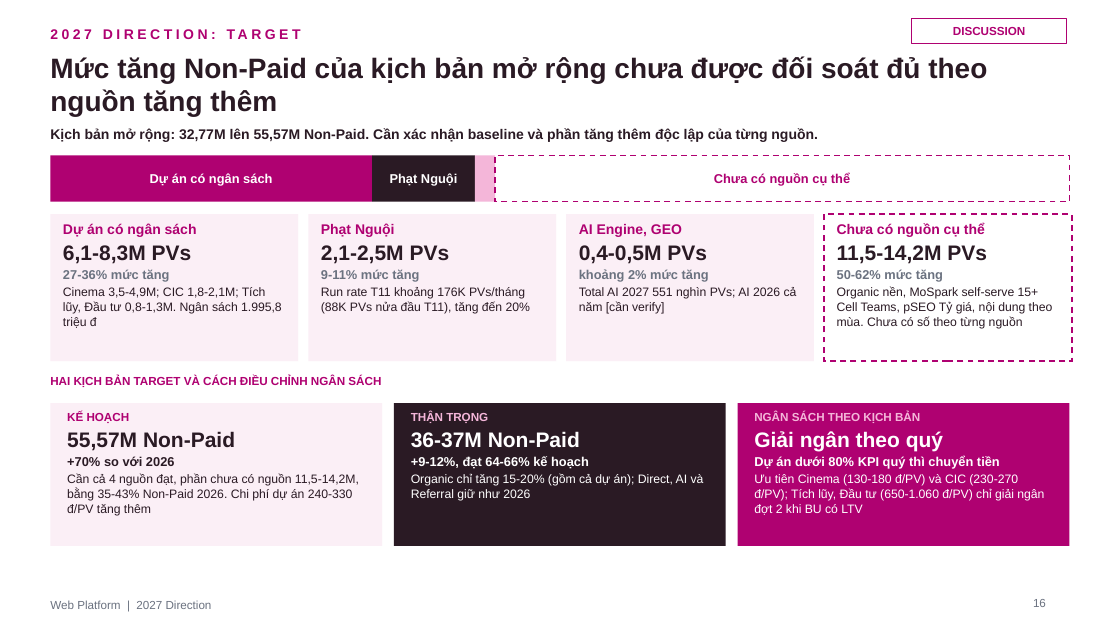
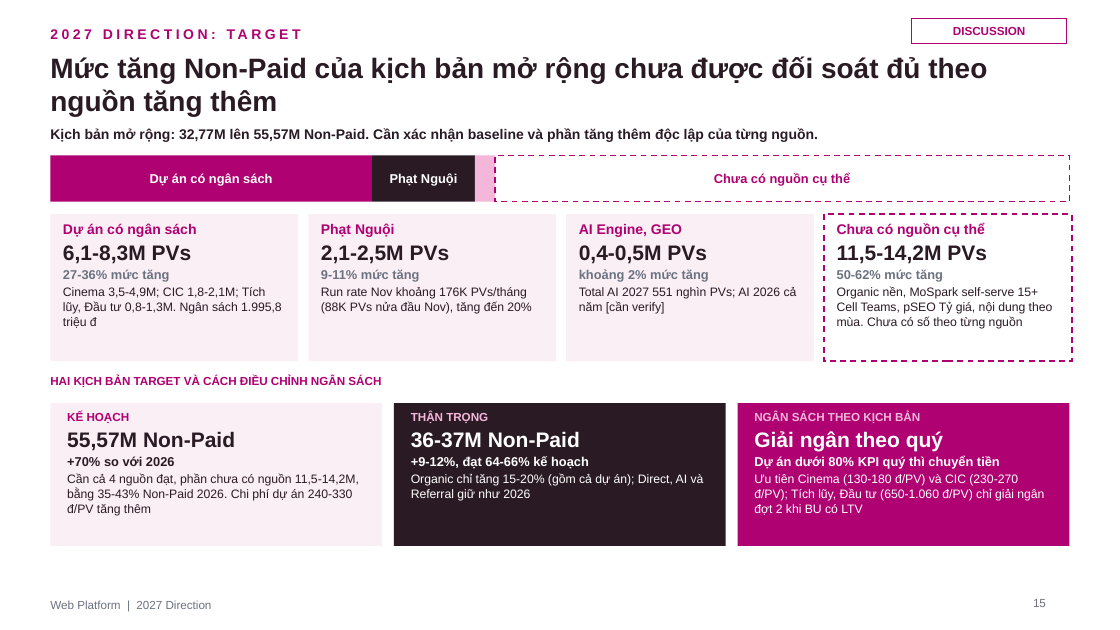
Before and after one commit to stormhoang/hienho-knowledgebase, a slide deck: slide 15 of 07_REPORTS/docs/strategy/2027 Direction - Web Platform (Framework).pptx (slide 16 before the commit). Drawn at 1120x630 pixels with LibreOffice and Linux fonts; fonts in the diff are those of the drawing. Boxes give left, top, right and bottom in pixels: in the first picture for what was removed or moved away, otherwise in the second. Text is boxed around its words. In the diff, an @@ line names an element or a change of style, - is before the commit and + after.

```diff
--- a/07_REPORTS/docs/strategy/2027 Direction - Web Platform (Framework).pptx
+++ b/07_REPORTS/docs/strategy/2027 Direction - Web Platform (Framework).pptx
@@ text at box(321, 287, 531, 314): text changed @@
-Run rate T11 khoảng 176K PVs/tháng (88K PVs nửa đầu T11), tăng đến 20%
+Run rate Nov khoảng 176K PVs/tháng (88K PVs nửa đầu Nov), tăng đến 20%
```
Also in this commit, not shown: 13 other slides changed, 1 slide removed.
